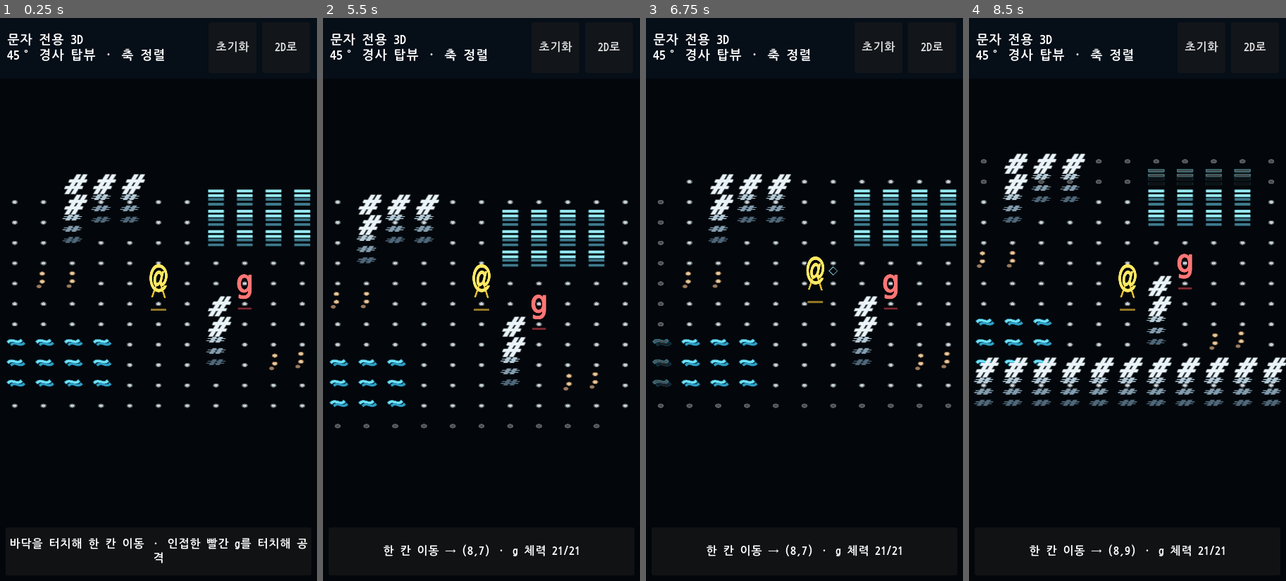
Above: before the commit, frames 1-4 (left to right).
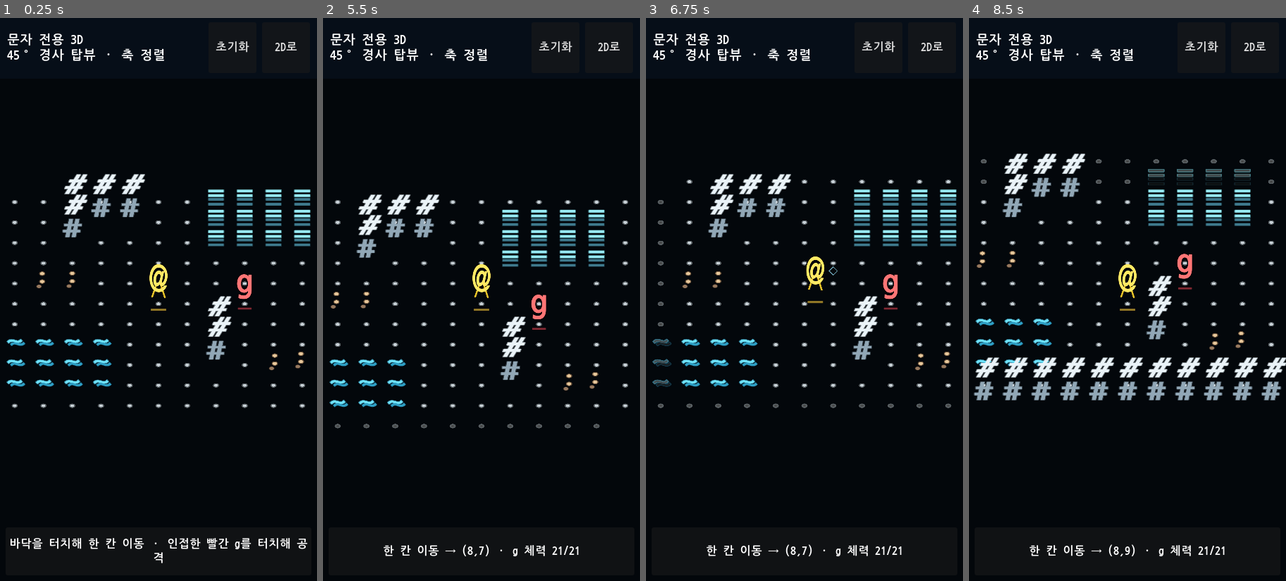
Above: after the commit, the same moments.

Repository: jinha1226/PROJ_S
Game: Godot game, scene res://playtest/ascii_3d_lab.tscn
The game is run twice, just before and just after one commit, with the same random seed, the same clock (stepped at 60 frames per second) and the same inputs. This scene is started directly instead of the project's main scene.
Inputs (mouse positions are in pixels of both pictures, inside the frame that each line leads up to):
- Up to frame 1 (0.25 s): no input
- Up to frame 2 (5.5 s): click "초기화" at 0.5 s; click "2D로" at 1.25 s; click "초기화" at 2 s; click "2D로" at 2.75 s; click "초기화" at 3.5 s; click "2D로" at 4.25 s; tap Enter at 5 s; move the mouse to (551, 271) at 5.02 s; click (551, 271) at 5.17 s
- Up to frame 3 (6.75 s): tap Space at 5.75 s; drag from (741, 327) to (788, 412) at 5.77 s; tap Enter at 6.5 s; move the mouse to (836, 175) at 6.52 s; click (836, 175) at 6.67 s
- Up to frame 4 (8.5 s): tap Space at 7.25 s; drag from (1111, 412) to (1032, 215) at 7.27 s; tap Enter at 8 s; move the mouse to (1222, 383) at 8.02 s; click (1222, 383) at 8.17 s

The runs differ from the first frame. In frame 1, 0.8% of the frame differs, in the area x 19-72%, y 31-62%; in frame 2, 0.8%; in frame 3, 0.8%; in frame 4, 3.2%, in the area x 1-99%, y 27-69%.

Commit message:
Simplify ASCII walls to two faces

Diff:
--- a/playtest/ascii_3d_lab.gd
+++ b/playtest/ascii_3d_lab.gd
@@ -146,16 +146,14 @@
 		layers.append(_terrain_label("RubbleShadow_%02d_%02d"%[cell.x,cell.y],".",
 			base+Vector3(-0.11,top_height-0.025,0.10),96,0.62,8,Color("#765e4b"),true,false,0.18))
 	elif terrain=="wall" and _wall_front_exposed(cell):
-		# Camera is fixed on +Z. Only a wall whose +Z face is exposed receives
-		# vertical text, so the three large rows join into one readable wall.
-		for row in [{"name":"Upper","y":1.30,"color":Color("#91a8b8"),"bias":0.12},
-				{"name":"Middle","y":0.75,"color":Color("#667b8b"),"bias":0.22},
-				{"name":"Lower","y":0.20,"color":Color("#40515f"),"bias":0.34}]:
-			var wall_glyph:=_terrain_label("Wall%s_%02d_%02d"%[str(row.name),cell.x,cell.y],"#",
-				base+Vector3(0,float(row.y),0.31),WALL_FONT_SIZE,WALL_WORLD_WIDTH,10,
-				row.color,false,false,float(row.bias))
-			# Keep the front close to a 1.6-unit wall while preserving its 0.9-cell width.
-			wall_glyph.scale.y=0.30;layers.append(wall_glyph)
+		# Camera is fixed on +Z. One upright glyph fills the exposed face while
+		# the separate slanted top glyph reads as the second plane.
+		var wall_face:=_terrain_label("WallFace_%02d_%02d"%[cell.x,cell.y],"#",
+			base+Vector3(0,0.78,0.31),WALL_FONT_SIZE,WALL_WORLD_WIDTH,10,
+			Color("#718493"),false,false,0.22)
+		# Native metric height is 1.596; a restrained 6% squeeze gives a
+		# 1.50-unit face without making the character look distorted.
+		wall_face.scale.y=0.94;layers.append(wall_face)
 	return layers
 
 func _wall_front_exposed(cell:Vector2i)->bool:
--- a/tests/test_ascii_3d_lab.gd
+++ b/tests/test_ascii_3d_lab.gd
@@ -42,8 +42,8 @@
 			"actor grounding and limbs are also glyph-only rather than tile-like meshes")
 		check_eq(lab.tile_glyph_layers[Vector2i(7,7)].size(),1,
 			"floor is exactly one horizontal dot glyph layer")
-		check_eq(lab.tile_glyph_layers[Vector2i(5,4)].size(),4,
-			"an exposed wall uses a raised top and three large front text rows")
+		check_eq(lab.tile_glyph_layers[Vector2i(5,4)].size(),2,
+			"an exposed wall uses exactly one slanted top and one upright front face")
 		check_eq(lab.tile_glyph_layers[Vector2i(4,4)].size(),1,
 			"a wall front hidden by another wall avoids redundant text layers")
 		check_eq(lab.tile_glyph_layers[Vector2i(2,10)].size(),2,
@@ -75,19 +75,15 @@
 			and is_equal_approx(wall_top_variation.variation_transform.x.y,lab.WALL_TOP_SLANT) \
 			and is_equal_approx(lab.glyph_world_width(wall_top_glyph),lab.WALL_WORLD_WIDTH),
 			"wall top alone uses the 0.30 faux-italic FontVariation without changing its world width")
-		var wall_bottom:float=INF;var wall_top:float=-INF
-		for layer_index in range(1,wall_layers.size()):
-			var wall_layer:=wall_layers[layer_index] as Label3D
-			var half_height:=lab.glyph_world_height(wall_layer)*0.5
-			wall_bottom=minf(wall_bottom,wall_layer.position.y-half_height)
-			wall_top=maxf(wall_top,wall_layer.position.y+half_height)
-			check(wall_layer.font_size==lab.WALL_FONT_SIZE and wall_layer.font==lab.FONT \
-				and not wall_layer.font is FontVariation \
-				and lab.glyph_world_width(wall_layer)>=0.85,
-				"each exposed wall front row stays upright on the base font and nearly one cell wide")
-		check(wall_top-wall_bottom>=1.3 and wall_top-wall_bottom<=1.7 \
-			and (wall_layers[0] as Label3D).position.y>=1.5,
-			"large front rows form a 1.3-1.7 world-unit wall below a raised top")
+		var wall_face:=wall_layers[1] as Label3D
+		var wall_face_height:=lab.glyph_world_height(wall_face)
+		check(wall_face.font_size==lab.WALL_FONT_SIZE and wall_face.font==lab.FONT \
+			and not wall_face.font is FontVariation and wall_face.scale.y>=0.90 \
+			and lab.glyph_world_width(wall_face)>=0.85,
+			"the single exposed wall face stays upright, nearly one cell wide, and minimally squeezed")
+		check(wall_face_height>=1.3 and wall_face_height<=1.6 \
+			and wall_top_glyph.position.y>=1.5,
+			"one upright glyph forms a 1.3-1.6 world-unit face below the raised top")
 		var hero_glyph:=lab.find_child("HeroGlyph",true,false) as Label3D
 		var enemy_glyph:=lab.find_child("EnemyGlyph",true,false) as Label3D
 		check(lab.glyph_world_width(hero_glyph)/lab.TERRAIN_WORLD_WIDTH>=1.15 \
@@ -96,8 +92,8 @@
 			"high-contrast actors are 15-25% wider than ordinary terrain glyphs")
 		var terrain_glyph_count:=0
 		for layers in lab.tile_glyph_layers.values():terrain_glyph_count+=layers.size()
-		check_eq(terrain_glyph_count,349,
-			"three-row exposed walls keep text-only terrain at exactly 349 glyph nodes")
+		check_eq(terrain_glyph_count,285,
+			"single-face exposed walls reduce text-only terrain to exactly 285 glyph nodes")
 		var visible:=0;var memory:=0;var unseen:=0
 		for cell in lab.tile_nodes:
 			var glyph:Label3D=lab.tile_glyphs[cell]
